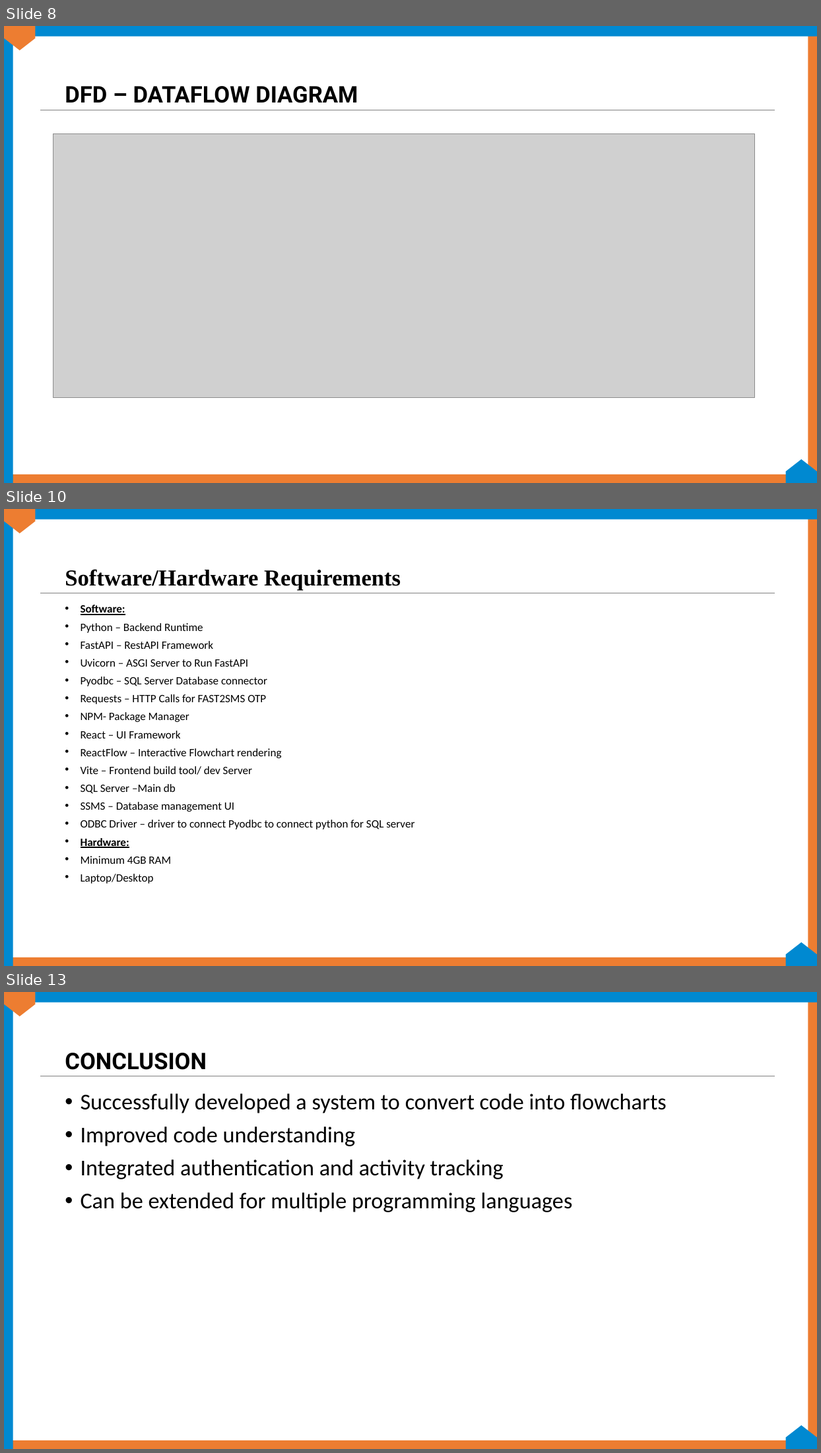
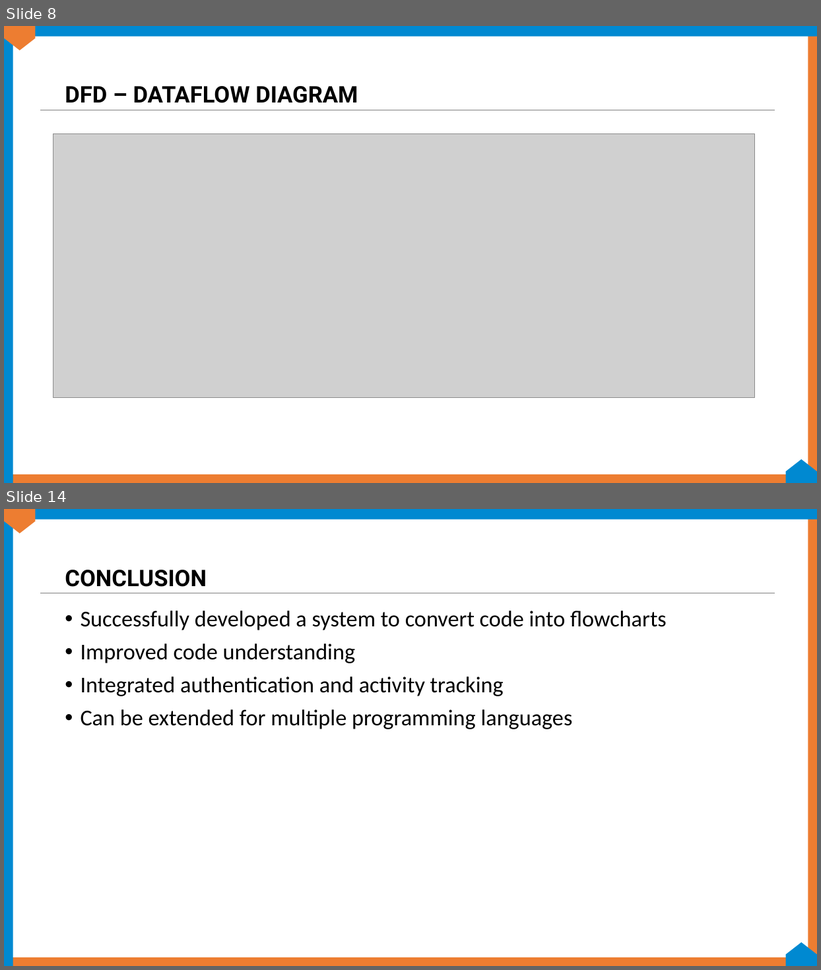
Before and after one commit to projectragsy5-a11y/code_to_visualizer, a slide deck: RAGSY- CODE_TO_VISUALIZER.pptx. Shown one above the other, each under a label of ours: slides 8, 10 and 13 before the commit, slides 8 and 14 after it; the slides between them are not shown. The pictures are 821x1453 and 821x970 pixels, drawn with LibreOffice and Linux fonts; fonts in the diff are those of the drawing; grey boxes stand for pictures; background and template pictures are left out. Boxes give left, top, right and bottom in pixels: in the first picture for what was removed or moved away, otherwise in the second. Text is boxed around its words. In the diff, an @@ line names an element or a change of style, - is before the commit and + after.

```diff
--- a/RAGSY- CODE_TO_VISUALIZER.pptx
+++ b/RAGSY- CODE_TO_VISUALIZER.pptx
@@ slide 10 removed at <box>4,509,817,966</box>, background #FFFFFF; not listed: 7 template elements that a slide beside it also shows @@
@@ title removed at <box>65,569,401,590</box> @@
-Software/Hardware Requirements
@@ text removed at <box>81,605,415,884</box> @@
-• Software:
-• Python – Backend Runtime
-• FastAPI – RestAPI Framework
-• Uvicorn – ASGI Server to Run FastAPI
-• Pyodbc – SQL Server Database connector
-• Requests – HTTP Calls for FAST2SMS OTP
-• NPM- Package Manager
-• React – UI Framework
-• ReactFlow – Interactive Flowchart rendering
-• Vite – Frontend build tool/ dev Server
-• SQL Server –Main db
-• SSMS – Database management UI
-• ODBC Driver – driver to connect Pyodbc to connect python for SQL server
-• Hardware:
-• Minimum 4GB RAM
-• Laptop/Desktop
@@ what was slide 13 is now slide 14 @@
```
Also in this commit, not shown: 4 slides changed, 4 slides added, 2 other slides removed, 8 other files.
